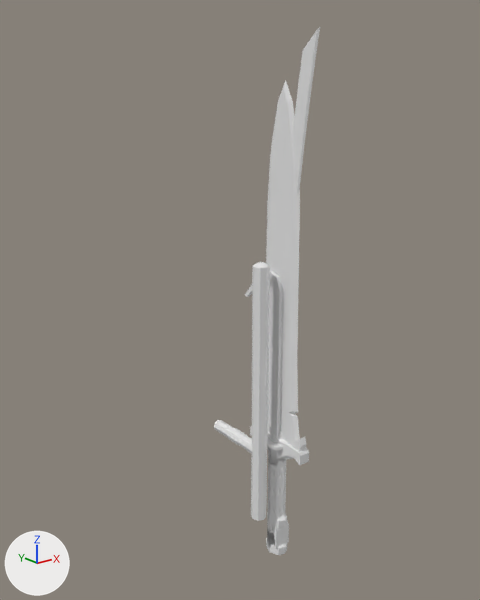
Before and after pictures for a commit that changed the FBX model Assets/Source/Models/Weapons/MeleeWeapons1.fbx.
The view is the same before and after, from a 50 mm lens placed at (-0.985, -1.08, 0.926), pointed at (0.024, 0.182, 0.421). The axes (+X, +Y, +Z) are drawn at lower left. The lights are the same throughout. Where no turn or scale is listed for an object, it has been applied to the vertices.

In view in the first picture: 'Katana', 'Police_baton', 'Sword_big', 'crowbar'.
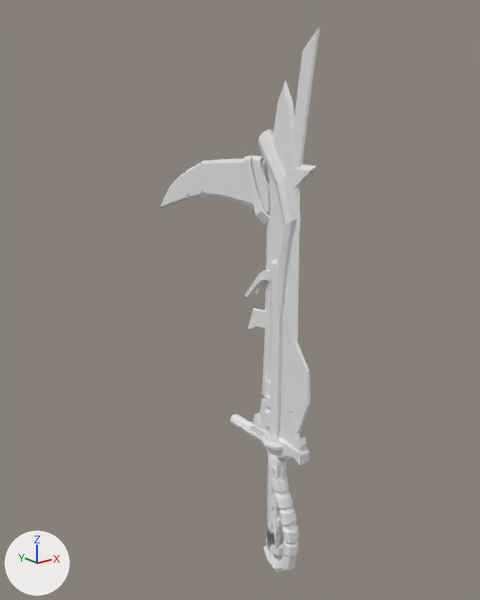
Where the newer file only moved an object's origin or applied its transform, the numbers keep the older frame.

The change in detail:
me_police_baton has 128 vertices, 140 faces and spans x -0.075..-0.036, y -0.011..0.182, z -0.095..0.568.
me_police_baton is used by ob_police_baton; location (0.0, 0.0, 0.0).
me_police_baton part 1: the whole mesh is moved by (0.053, 0.0, 0.0).
Mesh me_plane_003 is new.
It has 108 vertices, 102 faces and spans x -0.014..0.014, y -0.103..0.12, z -0.066..0.434.
Mesh me_cylinder_005 is new.
It has 667 vertices, 648 faces and spans x -0.028..0.028, y -0.098..0.508, z -0.268..0.848.
Object 'Sickle' (ob_sickle) is new; it shows me_plane_003.
Its location is (0.0, 0.0, 0.0).
Object 'Scythe' (ob_scythe) is new; it shows me_cylinder_005.
Its location is (0.0, 0.0, 0.0).

What differs and where, as boxes [x1, y1, x2, y2] in the pictures (480 x 600 px):
'Scythe', added
    after: [160, 129, 316, 573]
'Police_baton', mesh moved
    before: [214, 262, 270, 521]
    after: [230, 259, 278, 510]
'Sickle', added
    after: [248, 308, 310, 433]
